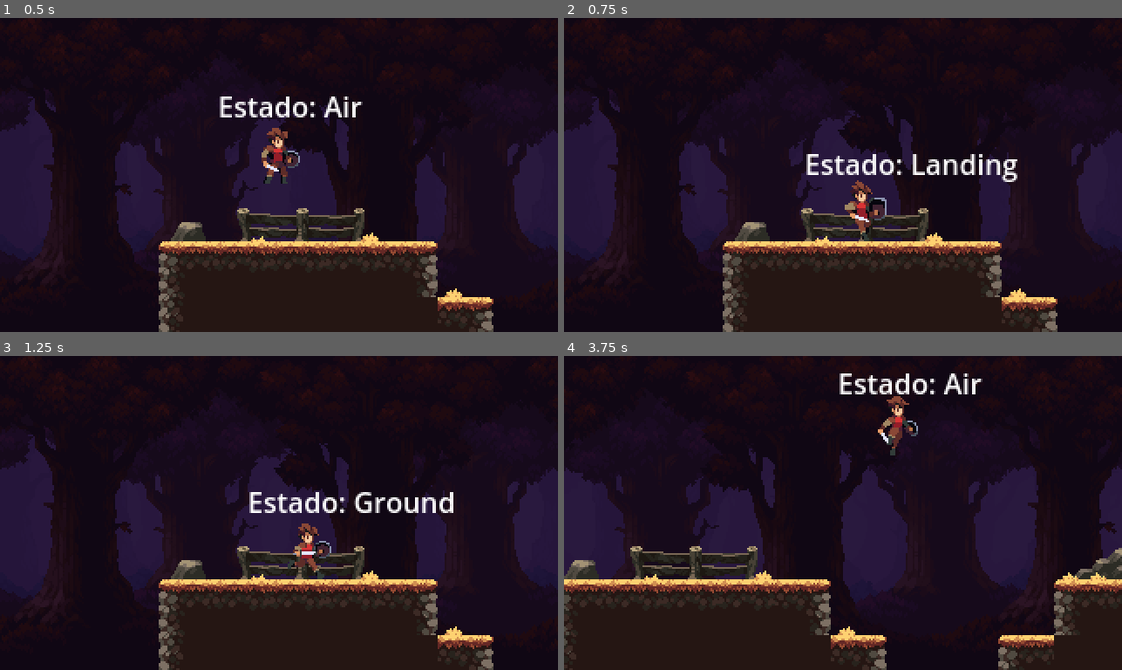
Above: before the commit, frames 1-4 (two rows, left to right).
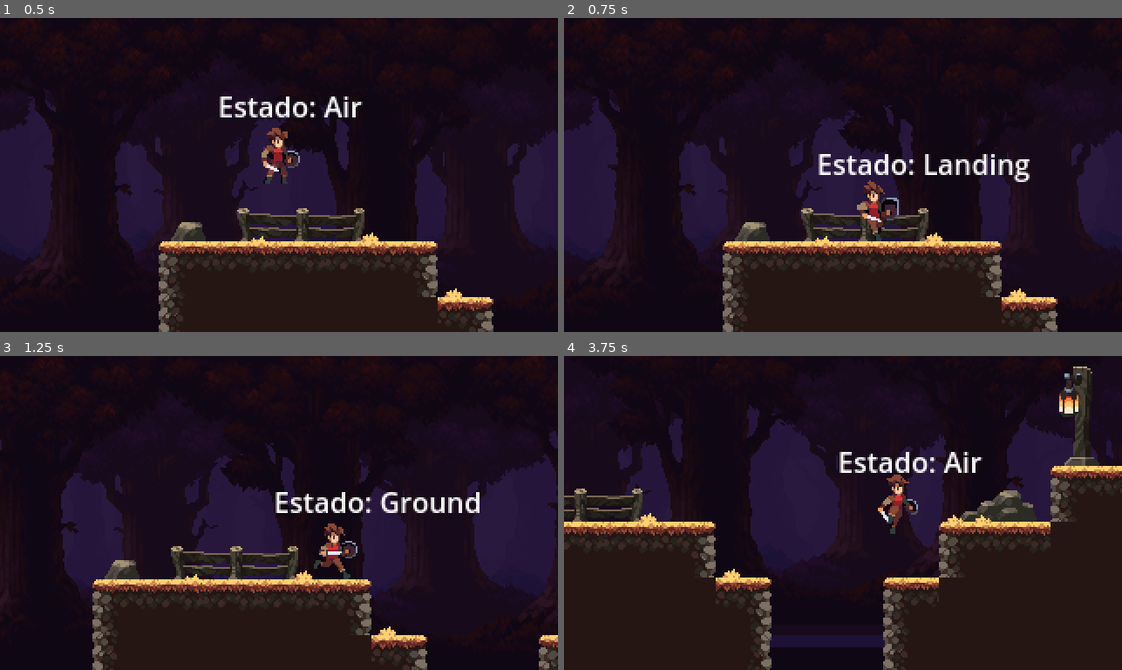
Above: after the commit, the same moments.

Repository: GabrielLuizNasci/DawnForest--Godot4
Game: Godot game, scene res://scenes/management/level.tscn
Two runs of this game, one before a commit and one after it. Both use one fixed random seed, a clock stepped at 60 frames per second and the inputs below. This scene is started directly instead of the project's main scene.
Inputs:
- Up to frame 1 (0.5 s): no input
- Up to frame 2 (0.75 s): hold Right (direita) from 0.53 s (still down); hold Z (ataque) from 0.53 s (still down)
- Up to frame 3 (1.25 s): keep holding Right (direita); keep holding Z (ataque); tap W (salto) at 0.77, 1.07 s; tap X (defesa, bound only after the commit) at 0.8 s
- Up to frame 4 (3.75 s): release Z (ataque) at 1.28 s; tap X (defesa, bound only after the commit) at 1.35, 3.05 s; tap W (salto) at 1.52, 1.55, 1.82, 3.02, 3.32 s; release Right (direita) at 2.03 s; hold A (esquerda) 2.03-2.78 s; hold W (salto) 2.03-2.78 s; tap Z (ataque) at 2.3 s; hold Right (direita) from 2.78 s (still down); tap S (agachamento) at 2.85 s; hold Z (ataque) from 3.53 s (still down)

Frame 1 is identical in both runs. In frame 2, 2.8% of the frame differs, in the area x 43-84%, y 43-72%; in frame 3, 28%; in frame 4, 37%, in the area x 0-100%, y 0-100%.

Commit message:
Estado de Defesa implementado por completo

Diff:
--- a/project.godot
+++ b/project.godot
@@ -62,6 +62,11 @@
 "events": [Object(InputEventKey,"resource_local_to_scene":false,"resource_name":"","device":-1,"window_id":0,"alt_press …(192 unchanged characters)…
 ]
 }
+defesa={
+"deadzone": 0.5,
+"events": [Object(InputEventKey,"resource_local_to_scene":false,"resource_name":"","device":-1,"window_id":0,"alt_pressed":false,"shift_pressed":false,"ctrl_pressed":false,"meta_pressed":false,"pressed":false,"keycode":0,"physical_keycode":88,"key_label":0,"unicode":120,"location":0,"echo":false,"script":null)
+]
+}
 
 [rendering]
 
--- a/scenes/jogador/personagem.tscn
+++ b/scenes/jogador/personagem.tscn
@@ -8,10 +8,15 @@
 [ext_resource type="Script" path="res://scripts/player/landingState.gd" id="6_14cor"]
 [ext_resource type="Script" path="res://scripts/player/nomeEstados.gd" id="7_beyfo"]
 [ext_resource type="Script" path="res://scripts/player/attackState.gd" id="7_tt3ds"]
+[ext_resource type="Script" path="res://scripts/player/defenseState.gd" id="8_bggjg"]
 [ext_resource type="Script" path="res://scripts/player/espada.gd" id="9_1yuin"]
+[ext_resource type="Script" path="res://scripts/player/escudo.gd" id="11_6ms8o"]
 
 [sub_resource type="RectangleShape2D" id="RectangleShape2D_mae5k"]
 size = Vector2(17, 32)
+
+[sub_resource type="RectangleShape2D" id="RectangleShape2D_tbcjj"]
+size = Vector2(18, 32)
 
 [sub_resource type="Animation" id="Animation_vkym1"]
 length = 0.001
@@ -74,6 +79,42 @@
 "transitions": PackedFloat32Array(1),
 "update": 1,
 "values": [false]
+}
+tracks/5/type = "value"
+tracks/5/imported = false
+tracks/5/enabled = true
+tracks/5/path = NodePath("Escudo/CollisionShape2D:shape")
+tracks/5/interp = 1
+tracks/5/loop_wrap = true
+tracks/5/keys = {
+"times": PackedFloat32Array(0),
+"transitions": PackedFloat32Array(1),
+"update": 1,
+"values": [SubResource("RectangleShape2D_tbcjj")]
+}
+tracks/6/type = "value"
+tracks/6/imported = false
+tracks/6/enabled = true
+tracks/6/path = NodePath("Escudo/CollisionShape2D:position")
+tracks/6/interp = 1
+tracks/6/loop_wrap = true
+tracks/6/keys = {
+"times": PackedFloat32Array(0),
+"transitions": PackedFloat32Array(1),
+"update": 0,
+"values": [Vector2(2, 12)]
+}
+tracks/7/type = "value"
+tracks/7/imported = false
+tracks/7/enabled = true
+tracks/7/path = NodePath("Escudo/CollisionShape2D:disabled")
+tracks/7/interp = 1
+tracks/7/loop_wrap = true
+tracks/7/keys = {
+"times": PackedFloat32Array(0),
+"transitions": PackedFloat32Array(1),
+"update": 1,
+"values": [true]
 }
 
 [sub_resource type="RectangleShape2D" id="RectangleShape2D_hv2tn"]
@@ -385,6 +426,93 @@
 "values": [16, 17, 18, 19, 20, 21, 22, 23, 16, 17, 18, 19]
 }
 
+[sub_resource type="Animation" id="Animation_cok5f"]
+resource_name = "defesa"
+tracks/0/type = "value"
+tracks/0/imported = false
+tracks/0/enabled = true
+tracks/0/path = NodePath("Sprite2D:texture")
+tracks/0/interp = 1
+tracks/0/loop_wrap = true
+tracks/0/keys = {
+"times": PackedFloat32Array(),
+"transitions": PackedFloat32Array(),
+"update": 1,
+"values": []
+}
+tracks/1/type = "value"
+tracks/1/imported = false
+tracks/1/enabled = true
+tracks/1/path = NodePath("Sprite2D:hframes")
+tracks/1/interp = 1
+tracks/1/loop_wrap = true
+tracks/1/keys = {
+"times": PackedFloat32Array(),
+"transitions": PackedFloat32Array(),
+"update": 1,
+"values": []
+}
+tracks/2/type = "value"
+tracks/2/imported = false
+tracks/2/enabled = true
+tracks/2/path = NodePath("Sprite2D:vframes")
+tracks/2/interp = 1
+tracks/2/loop_wrap = true
+tracks/2/keys = {
+"times": PackedFloat32Array(),
+"transitions": PackedFloat32Array(),
+"update": 1,
+"values": []
+}
+tracks/3/type = "value"
+tracks/3/imported = false
+tracks/3/enabled = true
+tracks/3/path = NodePath("Sprite2D:frame")
+tracks/3/interp = 1
+tracks/3/loop_wrap = true
+tracks/3/keys = {
+"times": PackedFloat32Array(0, 0.0333333, 0.0666667),
+"transitions": PackedFloat32Array(1, 1, 1),
+"update": 1,
+"values": [80, 81, 82]
+}
+tracks/4/type = "value"
+tracks/4/imported = false
+tracks/4/enabled = true
+tracks/4/path = NodePath("Escudo/CollisionShape2D:shape")
+tracks/4/interp = 1
+tracks/4/loop_wrap = true
+tracks/4/keys = {
+"times": PackedFloat32Array(0),
+"transitions": PackedFloat32Array(1),
+"update": 1,
+"values": [SubResource("RectangleShape2D_tbcjj")]
+}
+tracks/5/type = "value"
+tracks/5/imported = false
+tracks/5/enabled = true
+tracks/5/path = NodePath("Escudo/CollisionShape2D:position")
+tracks/5/interp = 1
+tracks/5/loop_wrap = true
+tracks/5/keys = {
+"times": PackedFloat32Array(0),
+"transitions": PackedFloat32Array(1),
+"update": 0,
+"values": [Vector2(2, 12)]
+}
+tracks/6/type = "value"
+tracks/6/imported = false
+tracks/6/enabled = true
+tracks/6/path = NodePath("Escudo/CollisionShape2D:disabled")
+tracks/6/interp = 1
+tracks/6/loop_wrap = true
+tracks/6/keys = {
+"times": PackedFloat32Array(0, 0.0333333),
+"transitions": PackedFloat32Array(1, 1),
+"update": 1,
+"values": [true, false]
+}
+
 [sub_resource type="Animation" id="Animation_24xje"]
 resource_name = "idle"
 loop_mode = 1
@@ -603,6 +731,7 @@
 "ataque2": SubResource("Animation_ac1rq"),
 "aterrissar": SubResource("Animation_yry6m"),
 "corrida": SubResource("Animation_li6ul"),
+"defesa": SubResource("Animation_cok5f"),
 "idle": SubResource("Animation_24xje"),
 "queda": SubResource("Animation_qddwy"),
 "salto": SubResource("Animation_duxq5"),
@@ -617,6 +746,9 @@
 
 [sub_resource type="AnimationNodeAnimation" id="AnimationNodeAnimation_jb2ew"]
 animation = &"aterrissar"
+
+[sub_resource type="AnimationNodeAnimation" id="AnimationNodeAnimation_xuxhb"]
+animation = &"defesa"
 
 [sub_resource type="AnimationNodeAnimation" id="AnimationNodeAnimation_b5sxl"]
 animation = &"idle"
@@ -671,25 +803,31 @@
 
 [sub_resource type="AnimationNodeStateMachineTransition" id="AnimationNodeStateMachineTransition_4gx7g"]
 
+[sub_resource type="AnimationNodeStateMachineTransition" id="AnimationNodeStateMachineTransition_dbq3b"]
+
+[sub_resource type="AnimationNodeStateMachineTransition" id="AnimationNodeStateMachineTransition_03eim"]
+
 [sub_resource type="AnimationNodeStateMachine" id="AnimationNodeStateMachine_73avw"]
 states/End/position = Vector2(742, 114)
 states/Start/position = Vector2(198, 114)
 states/ataque1/node = SubResource("AnimationNodeAnimation_x2j7i")
-states/ataque1/position = Vector2(358, 197.84)
+states/ataque1/position = Vector2(448, 228.926)
 states/ataque2/node = SubResource("AnimationNodeAnimation_1gpqt")
-states/ataque2/position = Vector2(533, 197.84)
+states/ataque2/position = Vector2(581, 228.926)
 states/aterrissar/node = SubResource("AnimationNodeAnimation_jb2ew")
 states/aterrissar/position = Vector2(547, 114)
+states/defesa/node = SubResource("AnimationNodeAnimation_xuxhb")
+states/defesa/position = Vector2(320, 228.926)
 states/mover/node = SubResource("AnimationNodeBlendSpace1D_i2icx")
-states/mover/position = Vector2(358, 114)
+states/mover/position = Vector2(342, 114)
 states/queda/node = SubResource("AnimationNodeAnimation_vf1mm")
 states/queda/position = Vector2(533, 32)
 states/salto/node = SubResource("AnimationNodeAnimation_mrqbw")
 states/salto/position = Vector2(358, -3)
 states/salto_duplo/node = SubResource("AnimationNodeAnimation_3y52r")
 states/salto_duplo/position = Vector2(473, -65.8402)
-transitions = ["Start", "mover", SubResource("AnimationNodeS …(781 unchanged characters)… mationNodeStateMachineTransition_4gx7g")]
-graph_offset = Vector2(0, 9.55321)
+transitions = ["Start", "mover", SubResource("AnimationNodeS …(781 unchanged characters)… mationNodeStateMachineTransition_4gx7g"), "mover", "defesa", SubResource("AnimationNodeStateMachineTransition_dbq3b"), "defesa", "mover", SubResource("AnimationNodeStateMachineTransition_03eim")]
+graph_offset = Vector2(0, 15.0268)
 
 [node name="CharacterBody2D" type="CharacterBody2D"]
 script = ExtResource("1_akeik")
@@ -732,10 +870,11 @@
 animation_tree = NodePath("../AnimationTree")
 current_state = NodePath("Ground")
 
-[node name="Ground" type="Node" parent="CharacterStateMachine" node_paths=PackedStringArray("air_state", "attack_state")]
+[node name="Ground" type="Node" parent="CharacterStateMachine" node_paths=PackedStringArray("air_state", "attack_state", "defense_state")]
 script = ExtResource("4_fgeto")
 air_state = NodePath("../Air")
 attack_state = NodePath("../Attack")
+defense_state = NodePath("../Defense")
 
 [node name="Air" type="Node" parent="CharacterStateMachine" node_paths=PackedStringArray("landing_state")]
 script = ExtResource("5_elrs5")
@@ -744,7 +883,6 @@
 [node name="Landing" type="Node" parent="CharacterStateMachine" node_paths=PackedStringArray("ground_state")]
 script = ExtResource("6_14cor")
 ground_state = NodePath("../Ground")
-can_move = false
 
 [node name="Attack" type="Node" parent="CharacterStateMachine" node_paths=PackedStringArray("return_state")]
 script = ExtResource("7_tt3ds")
@@ -754,6 +892,11 @@
 [node name="Timer" type="Timer" parent="CharacterStateMachine/Attack"]
 wait_time = 0.3
 one_shot = true
+
+[node name="Defense" type="Node" parent="CharacterStateMachine" node_paths=PackedStringArray("return_state")]
+script = ExtResource("8_bggjg")
+return_state = NodePath("../Ground")
+can_move = false
 
 [node name="NomeEstados" type="Label" parent="." node_paths=PackedStringArray("state_machine")]
 offset_left = -35.0
@@ -768,11 +911,19 @@
 script = ExtResource("9_1yuin")
 
 [node name="CollisionShape2D" type="CollisionShape2D" parent="Espada"]
-position = Vector2(1.5, 12.5)
-shape = SubResource("RectangleShape2D_hv2tn")
+scale = Vector2(1e-05, 1e-05)
+
+[node name="Escudo" type="Area2D" parent="."]
+script = ExtResource("11_6ms8o")
+
+[node name="CollisionShape2D" type="CollisionShape2D" parent="Escudo"]
+position = Vector2(2, 12)
+shape = SubResource("RectangleShape2D_tbcjj")
+disabled = true
 
 [connection signal="timeout" from="DamageCooldown" to="." method="_on_damage_cooldown_timeout"]
 [connection signal="timeout" from="AttackCooldown" to="." method="_on_attack_cooldown_timeout"]
 [connection signal="animation_finished" from="AnimationTree" to="CharacterStateMachine/Landing" method="_on_animation_tree_animation_finished"]
 [connection signal="animation_finished" from="AnimationTree" to="CharacterStateMachine/Attack" method="_on_animation_tree_animation_finished"]
 [connection signal="body_entered" from="Espada" to="Espada" method="_on_body_entered"]
+[connection signal="body_entered" from="Escudo" to="Escudo" method="_on_body_entered"]
--- /dev/null
+++ b/scripts/player/defenseState.gd
@@ -0,0 +1,24 @@
+extends State
+
+class_name DefenseState
+
+@export var return_state: State
+@export var animacao_retorno: String = "mover"
+@export var animacao_defesa: String = "defesa"
+
+
+# Called when the node enters the scene tree for the first time.
+func _ready():
+	pass # Replace with function body.
+
+
+# Called every frame. 'delta' is the elapsed time since the previous frame.
+func _process(delta):
+	pass
+
+func state_input(event: InputEvent):
+	if(event.is_action_pressed("defesa")):
+		playback.travel(animacao_defesa)
+	elif(event.is_action_released("defesa")):
+		next_state = return_state
+		playback.travel(animacao_retorno)
--- /dev/null
+++ b/scripts/player/escudo.gd
@@ -0,0 +1,5 @@
+extends Area2D
+
+
+func _on_body_entered(body):
+	print(body.name)
--- a/scripts/player/groundState.gd
+++ b/scripts/player/groundState.gd
@@ -7,10 +7,12 @@
 #Estados
 @export var air_state: State
 @export var attack_state: State
+@export var defense_state: State
 
 #Animações
 @export var animacao_salto: String = "salto"
 @export var animacao_ataque: String = "ataque1"
+@export var animacao_defesa: String = "defesa"
 
 var jump_cont: int = 0
 
@@ -23,6 +25,8 @@
 		salto()
 	if(event.is_action_pressed("ataque")):
 		ataque()
+	if(event.is_action_pressed("defesa")):
+		defesa()
 
 func salto():
 	character.velocity.y = jump_speed
@@ -32,3 +36,7 @@
 func ataque():
 	next_state = attack_state
 	playback.travel(animacao_ataque)
+
+func defesa():
+	next_state = defense_state
+	playback.travel(animacao_defesa)
--- a/scripts/player/personagem.gd
+++ b/scripts/player/personagem.gd
@@ -35,7 +35,7 @@
 
 	if(direcao_input.length() > 0):
 		if (direcao_input.y == 1):
-			$AnimatedSprite2D.play("agachar")
+			$AnimatedSprixte2D.play("agachar")
 		if (direcao_input.x == 1):
 			sprite.flip_h = false
 			ultima_direcao_horizontal = 1
Not shown: 1 places in scenes/jogador/personagem.tscn that only renumber resources
